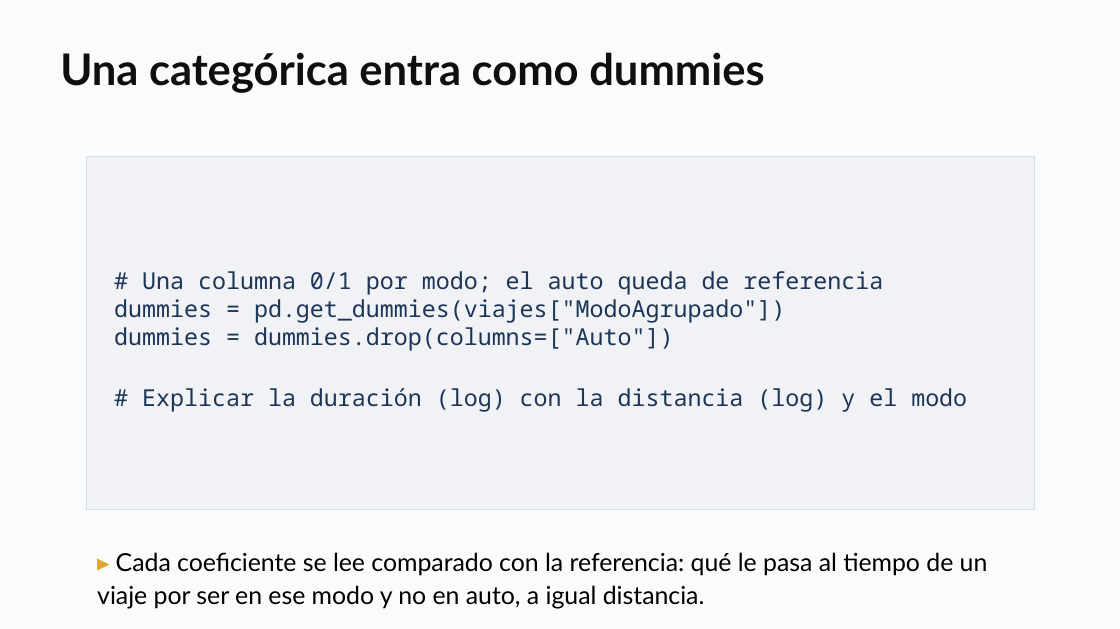
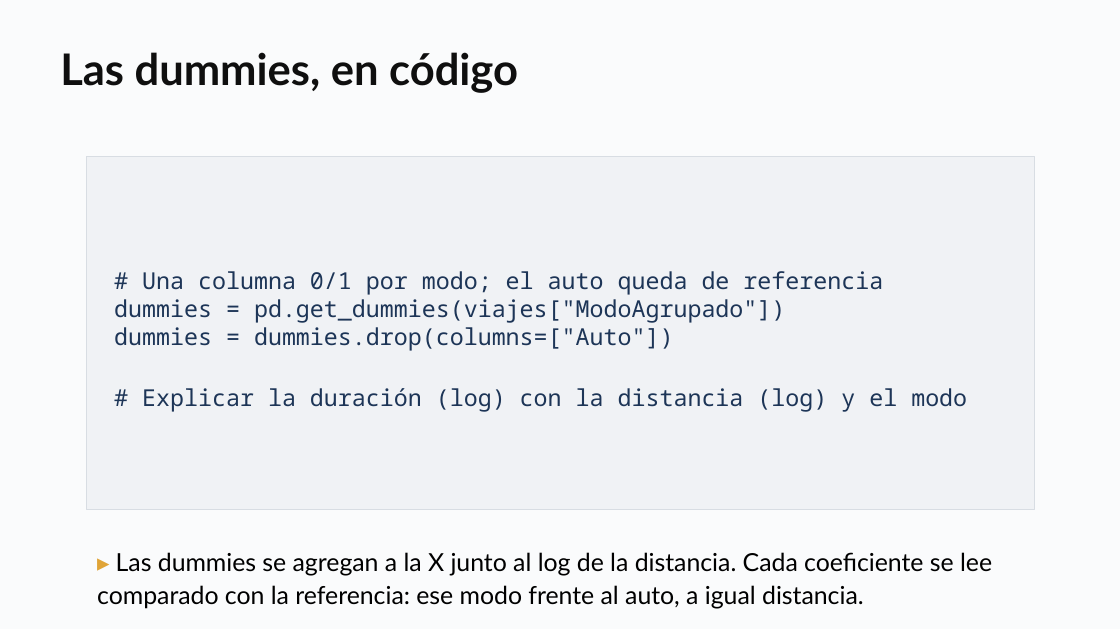
Before and after one commit to daniopitz/diplomado-cdd, a slide deck: slide 32 of presentaciones/clase04_regresion_multiple.pptx (slide 28 before the commit). Drawn at 1120x629 pixels with LibreOffice and Linux fonts; fonts in the diff are those of the drawing. Boxes give left, top, right and bottom in pixels: in the first picture for what was removed or moved away, otherwise in the second. Text is boxed around its words. In the diff, an @@ line names an element or a change of style, - is before the commit and + after.

```diff
--- a/presentaciones/clase04_regresion_multiple.pptx
+++ b/presentaciones/clase04_regresion_multiple.pptx
@@ text at [60,52,518,93]: text changed @@
-Una categórica entra como dummies
+Las dummies, en código
@@ text at [97,552,992,609]: text changed @@
-▸ Cada coeficiente se lee comparado con la referencia: qué le pasa al tiempo de un viaje por ser en ese modo y no en auto, a igual distancia.
+▸ Las dummies se agregan a la X junto al log de la distancia. Cada coeficiente se lee comparado con la referencia: ese modo frente al auto, a igual distancia.
```
Also in this commit, not shown: 2 other slides changed, 5 slides added, 3 other files.
